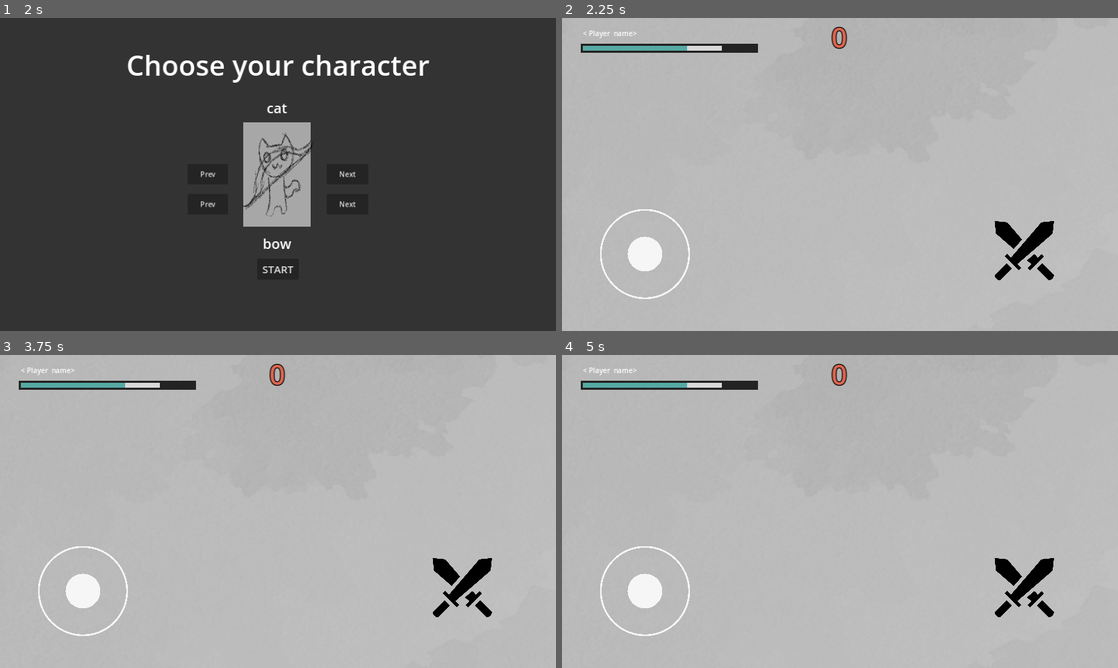
Above: before the commit, frames 1-4 (two rows, left to right).
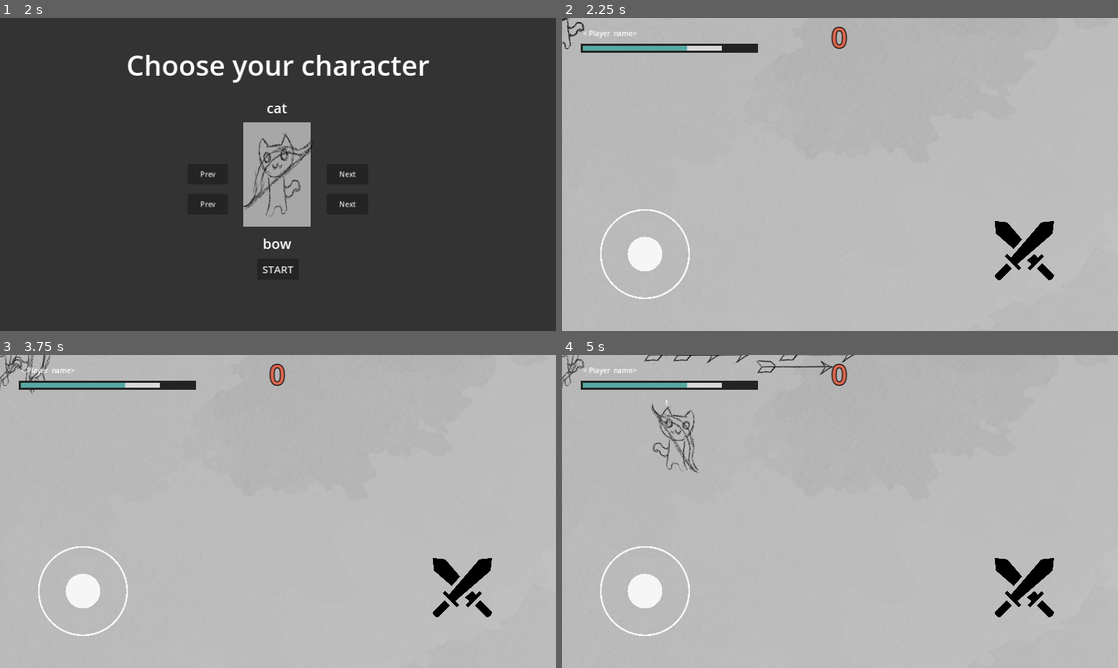
Above: after the commit, the same moments.

Repository: Vented5/DungeonHunters
Game: Godot game, scene res://title_screen/title_screen.tscn
Two runs of this game, one before a commit and one after it. Both use one fixed random seed, a clock stepped at 60 frames per second and the inputs below.
Inputs (mouse positions are in pixels of both pictures, inside the frame that each line leads up to):
- Up to frame 1 (2 s): click (250, 187) at 0.52 s; type "12" at 0.6 s; click "Join" at 1.25 s
- Up to frame 2 (2.25 s): click "START" at 2 s
- Up to frame 3 (3.75 s): click (83, 589) at 2.75 s; tap Enter at 3.5 s; move the mouse to (400, 495) at 3.52 s; hold D (move_right) from 3.53 s (still down); hold Space (attack) from 3.53 s (still down)
- Up to frame 4 (5 s): move the mouse to (728, 527) at 4.27 s; release D (move_right) at 4.28 s; release Space (attack) at 4.28 s; hold S (move_down) from 4.28 s (still down); tap Space (attack) at 4.35 s

Frame 1 is identical in both runs. In frame 2, less than 0.1% of the frame differs, in the area x 0-4%, y 0-10%; in frame 3, 0.3%; in frame 4, 1.0%, in the area x 0-53%, y 0-38%.
Error before the commit: Attempt to call function 'add_child' in base 'null instance' on a null instance. (res://main.gd:23)

Commit message:
feat(multiplayer):Debug console updated, instances now have their identificator, spawn player func moved to main, and Global players array added. Sync bugs fix in progress.

Diff:
--- a/character_selection_screen.gd
+++ b/character_selection_screen.gd
@@ -8,6 +8,11 @@
 var w_selected = 1
 
 func _ready():
+	if Global.game_mode == "Host":
+		MultiplayerManager.create_server(3500, 2)
+	elif Global.game_mode == "Client":
+		MultiplayerManager.create_client("localhost", 3500)
+
 	load_c_texture()
 	load_w_texture()
 
--- a/global.gd
+++ b/global.gd
@@ -4,6 +4,7 @@
 var weapon_scene_path = "res://weapons/sword.tscn"
 
 var save_path = "user://save_game.dat"
+var players = [1]
 var player:int = 1
 
 var game_mode
--- a/main.gd
+++ b/main.gd
@@ -2,25 +2,25 @@
 
 var score: int
 @export var slime_scene: PackedScene
+var player_scene = load("res://player/player.tscn")
 var player
 
 func _ready():
-	if Global.game_mode == 1:
-		MultiplayerManager.create_server(3500, 2)
-		MultiplayerManager.spawn_player()
-		new_game()
-	elif Global.game_mode == 2:
-		MultiplayerManager.create_client("localhost", 3500)
-	else:
-		MultiplayerManager.spawn_player()
-		new_game()
-	#print_tree()
-	print("El jugador es: ", Global.player)
-		#$HUD/HealthBar.init_health($Player.health)
+	print(Global.game_mode, " Players: ", Global.players)
+
+	print(Global.game_mode, " Current: ", Global.player)
+	for i in Global.players:
+		spawn_player(i)
+
+	new_game()
+
+	#$HUD/HealthBar.init_health($Player.health)
 
 	player = get_node("./" + str(Global.player))
-	print("El nodo player es: ", player)
-	player.add_child(Camera2D.new())
+
+	#player.add_child(Camera2D.new())
+	#if $"./1":
+	#	$"./1".add_child(Camera2D.new())
 
 func new_game():
 	score = 0
@@ -32,6 +32,11 @@
 	Global.save_highscore(5000)
 	print("juego guardado")
 	Global.load_game()
+
+func spawn_player(id) -> void:
+	var player_instance = player_scene.instantiate()
+	player_instance.name = str(id)
+	add_child(player_instance, true)
 
 func _on_slime_timer_timeout():
 	var slime = slime_scene.instantiate()
--- a/multiplayer_manager.gd
+++ b/multiplayer_manager.gd
@@ -1,29 +1,20 @@
 extends Node
 
 var peer: ENetMultiplayerPeer = ENetMultiplayerPeer.new()
-var player_scene = load("res://player/player.tscn")
 
 func create_server(port:int, max_players: int):
 	peer.create_server(port, max_players)
 	multiplayer.multiplayer_peer = peer
 
-	multiplayer.peer_connected.connect(spawn_player)
+	multiplayer.peer_connected.connect(_on_peer_connected)
+
 
 func create_client(ip: String, port: int):
 	peer.create_client(ip, port)
+	Global.player = peer.get_unique_id()
+	Global.players.append(Global.player)
 	multiplayer.multiplayer_peer = peer
-	print("Cliente conectado a: ", multiplayer.multiplayer_peer)
-	#print("----------  Arbol del cliente -----------")
-	#get_parent().print_tree_pretty()
 
-func spawn_player(id: int = 1) -> void:
-	var player_instance = player_scene.instantiate()
-	player_instance.name = str(id)
-	#call_deferred("add_child", player_instance, true)
-	var scene = get_tree().current_scene
-	scene.add_child(player_instance, true)
-
-	print("----------  Arbol actualizado -----------")
-	print("Game mode: ", Global.game_mode)
-	get_parent().print_tree_pretty()
-	#player_instance.add_child(Camera2D.new())
+func _on_peer_connected(id):
+	print(Global.game_mode, " Connection with: ", id)
+	Global.players.append(id)
--- a/player/player.gd
+++ b/player/player.gd
@@ -9,7 +9,8 @@
 
 func _enter_tree() -> void:
 	set_multiplayer_authority(name.to_int())
-	print("New player added: ", name)
+	print(Global.game_mode, " New player added: ", name)
+	$Label.text = name
 
 func _ready():
 	#weapon = weapon_scene.instantiate()
--- a/player/player.tscn
+++ b/player/player.tscn
@@ -44,4 +44,11 @@
 [node name="MultiplayerSynchronizer" type="MultiplayerSynchronizer" parent="."]
 replication_config = SubResource("SceneReplicationConfig_0st56")
 
+[node name="Label" type="Label" parent="."]
+offset_left = -24.0
+offset_top = -93.0
+offset_right = 20.0
+offset_bottom = -70.0
+text = "< ID >"
+
 [connection signal="body_entered" from="Area2D" to="." method="_on_area_2d_body_entered"]
--- a/title_screen/title_screen.gd
+++ b/title_screen/title_screen.gd
@@ -15,8 +15,8 @@
 
 func _on_host_pressed() -> void:
 	get_tree().change_scene_to_file("res://character_selection_screen.tscn")
-	Global.game_mode = 1 # Host
+	Global.game_mode = "Host" # Host
 
 func _on_join_pressed():
 	get_tree().change_scene_to_file("res://character_selection_screen.tscn")
-	Global.game_mode = 2 # Join
+	Global.game_mode = "Client" # Join
--- a/title_screen/title_screen.tscn
+++ b/title_screen/title_screen.tscn
@@ -128,9 +128,5 @@
 theme_override_styles/normal = SubResource("StyleBoxFlat_bf30l")
 text = ">>"
 
-[node name="MultiplayerSpawner" type="MultiplayerSpawner" parent="."]
-_spawnable_scenes = PackedStringArray("res://player/player.tscn")
-spawn_path = NodePath("..")
-
 [connection signal="pressed" from="BoxContainer/Start" to="." method="_on_button_pressed"]
 [connection signal="pressed" from="BoxContainer/Host" to="." method="_on_host_pressed"]
